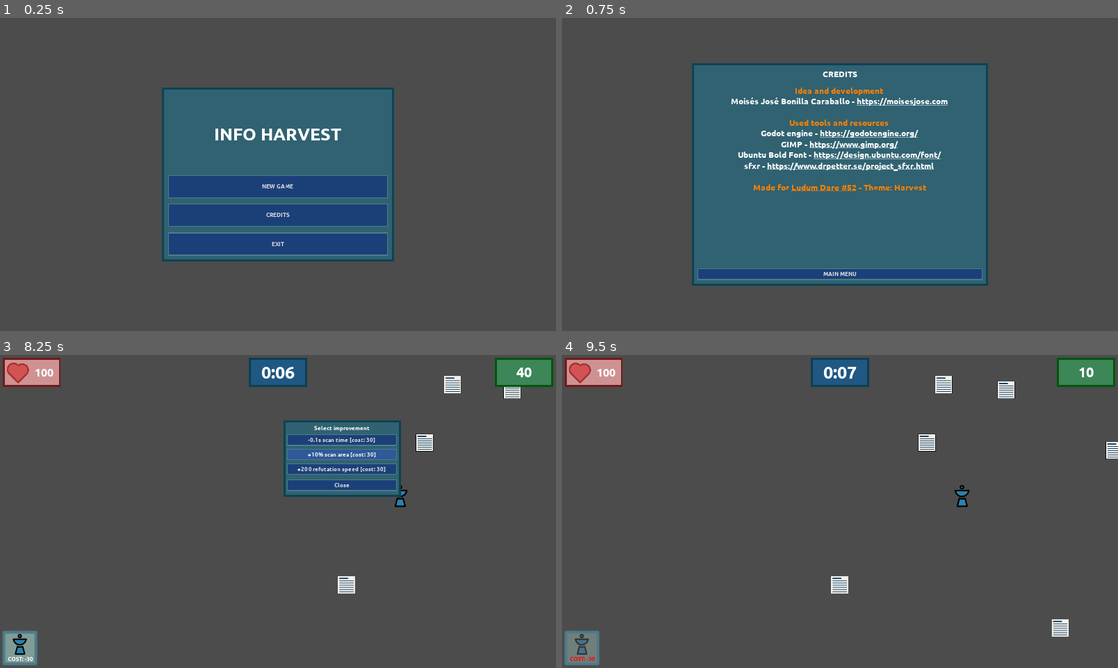
Above: before the commit, frames 1-4 (two rows, left to right).
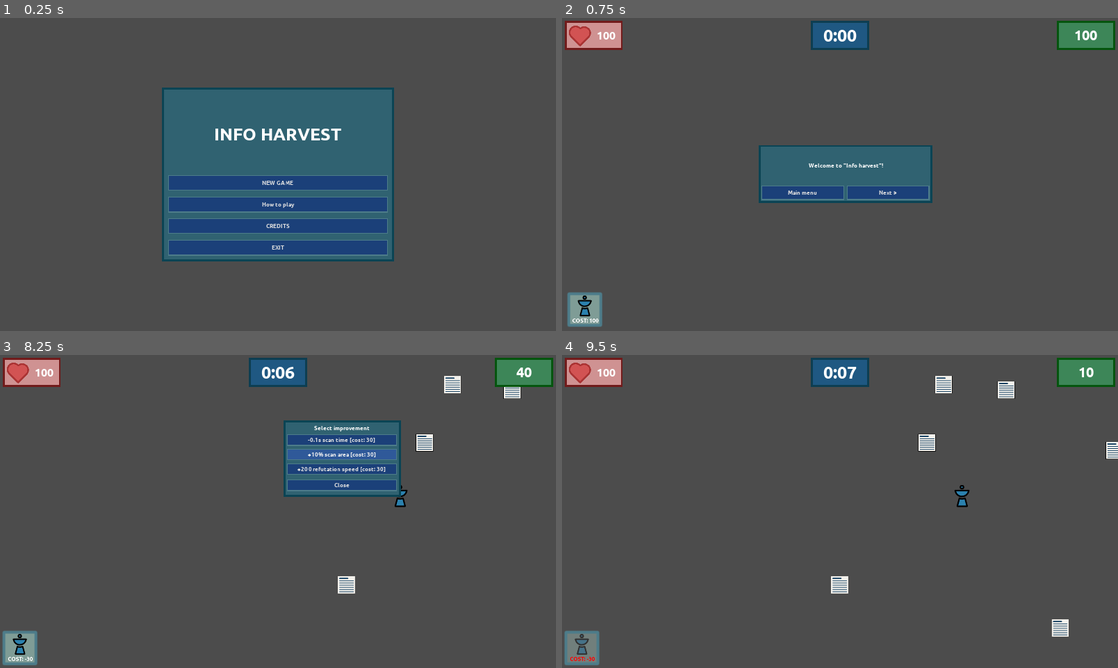
Above: after the commit, the same moments.

Repository: moisesjbc/info-harvest
Game: Godot game, scene res://menus/main_menu/main_menu.tscn
Same seed, same stepped clock (60 frames per second), same inputs: the game is played once before the commit and once after it.
Inputs (mouse positions are in pixels of both pictures, inside the frame that each line leads up to):
- Up to frame 1 (0.25 s): no input
- Up to frame 2 (0.75 s): click (840, 205) at 0.5 s, where only the run after the commit has a clickable "How to play"
- Up to frame 3 (8.25 s): click "MAIN MENU" (after the commit: "Main menu") at 1.25 s; click "NEW GAME" at 2 s; click "COST: -30" at 2.75 s; click "COST: -30" at 3.5 s; click "COST: -30" at 4.25 s; tap Enter at 5 s; move the mouse to (400, 495) at 5.02 s; click (400, 495) at 5.17 s; click "[Select]" at 5.75 s; click "RESTART GAME" at 6.5 s; drag from (400, 495) to (250, 574) at 7.27 s; click "[Select]" at 8 s
- Up to frame 4 (9.5 s): click "-0.1s scan time [cost: 30]" at 8.75 s

The runs differ from the first frame. In frame 1, 4.7% of the frame differs, in the area x 30-70%, y 52-74%; in frame 2, 38%, in the area x 0-100%, y 0-99%; in frame 3, less than 0.1%; in frame 4, nothing differs.
Error in both runs: Invalid call. Nonexistent function 'connect' in base 'Nil'. (res://gameplay/menus/improvement_panel.gd:39)

Commit message:
Add tutorial

Diff:
--- a/godot-project/gameplay/menus/improvement_panel.tscn
+++ b/godot-project/gameplay/menus/improvement_panel.tscn
@@ -39,7 +39,7 @@
 [node name="view" type="VBoxContainer" parent="panel/vbox_container"]
 margin_top = 33.0
 margin_right = 380.0
-margin_bottom = 180.0
+margin_bottom = 242.0
 size_flags_horizontal = 3
 size_flags_vertical = 3
 custom_constants/separation = 10
@@ -47,19 +47,19 @@
 [node name="improvement_0" parent="panel/vbox_container/view" instance=ExtResource( 3 )]
 margin_top = 0.0
 margin_right = 380.0
-margin_bottom = 40.0
+margin_bottom = 63.0
 text = "[Select]"
 
 [node name="improvement_1" parent="panel/vbox_container/view" instance=ExtResource( 3 )]
-margin_top = 50.0
+margin_top = 73.0
 margin_right = 380.0
-margin_bottom = 90.0
+margin_bottom = 136.0
 text = "[Select]"
 
 [node name="improvement_2" parent="panel/vbox_container/view" instance=ExtResource( 3 )]
-margin_top = 100.0
+margin_top = 146.0
 margin_right = 380.0
-margin_bottom = 140.0
+margin_bottom = 209.0
 text = "[Select]"
 
 [node name="select" type="VBoxContainer" parent="panel/vbox_container"]
@@ -87,9 +87,9 @@
 margin_bottom = 140.0
 
 [node name="close_button" parent="panel/vbox_container" instance=ExtResource( 3 )]
-margin_top = 190.0
+margin_top = 252.0
 margin_right = 380.0
-margin_bottom = 230.0
+margin_bottom = 315.0
 text = "Close"
 
 [node name="powerup" type="AudioStreamPlayer" parent="."]
--- /dev/null
+++ b/godot-project/menus/how_to_play/how_to_play_menu.gd
@@ -0,0 +1,27 @@
+extends Control
+
+
+var current_step_index = 0
+
+
+func _ready():
+	set_current_step(0)
+
+
+func set_current_step(step_index):
+	$steps.get_child(current_step_index).visible = false
+	current_step_index = step_index
+	$tutorial_panel.init($steps.get_child(current_step_index).get_node("position").global_position, $steps.get_child(current_step_index).tutorial_text, current_step_index, $steps.get_child_count())
+	$steps.get_child(current_step_index).visible = true
+
+
+func _on_tutorial_panel_main_menu_button_pressed():
+	get_tree().change_scene("res://menus/main_menu/main_menu.tscn")
+
+
+func _on_tutorial_panel_next_button_pressed():
+	set_current_step(current_step_index + 1)
+
+
+func _on_tutorial_panel_previous_button_pressed():
+	set_current_step(current_step_index - 1)
--- /dev/null
+++ b/godot-project/menus/how_to_play/how_to_play_menu.tscn
@@ -0,0 +1,259 @@
+[gd_scene load_steps=26 format=2]
+
+[ext_resource path="res://gameplay/gui/gui.gd" type="Script" id=1]
+[ext_resource path="res://fonts/Ubuntu-B.ttf" type="DynamicFontData" id=2]
+[ext_resource path="res://gameplay/gui/heart.png" type="Texture" id=3]
+[ext_resource path="res://gameplay/gui/creation_button_disabled.png" type="Texture" id=4]
+[ext_resource path="res://gameplay/gui/creation_button_enabled.png" type="Texture" id=5]
+[ext_resource path="res://menus/how_to_play/how_to_play_menu.gd" type="Script" id=6]
+[ext_resource path="res://menus/how_to_play/tutorial_panel.tscn" type="PackedScene" id=7]
+[ext_resource path="res://menus/how_to_play/steps/welcome.gd" type="Script" id=8]
+[ext_resource path="res://menus/how_to_play/steps/data_flow.gd" type="Script" id=9]
+[ext_resource path="res://gameplay/data/data.tscn" type="PackedScene" id=10]
+[ext_resource path="res://menus/how_to_play/steps/fake_news.gd" type="Script" id=11]
+[ext_resource path="res://menus/how_to_play/steps/fact_checkers.gd" type="Script" id=12]
+[ext_resource path="res://gameplay/data_filter/data_filter.tscn" type="PackedScene" id=13]
+[ext_resource path="res://menus/how_to_play/steps/scan.gd" type="Script" id=14]
+[ext_resource path="res://menus/how_to_play/steps/fake_news_life.gd" type="Script" id=15]
+[ext_resource path="res://menus/how_to_play/steps/valid_news_score.gd" type="Script" id=16]
+[ext_resource path="res://menus/how_to_play/steps/improvements.gd" type="Script" id=17]
+[ext_resource path="res://menus/how_to_play/steps/time.gd" type="Script" id=18]
+
+[sub_resource type="StyleBoxFlat" id=1]
+bg_color = Color( 0.811765, 0.572549, 0.572549, 1 )
+border_width_left = 7
+border_width_top = 7
+border_width_right = 7
+border_width_bottom = 7
+border_color = Color( 0.443137, 0.105882, 0.105882, 1 )
+
+[sub_resource type="DynamicFont" id=2]
+size = 40
+font_data = ExtResource( 2 )
+
+[sub_resource type="StyleBoxFlat" id=3]
+bg_color = Color( 0.121569, 0.345098, 0.509804, 1 )
+border_width_left = 7
+border_width_top = 7
+border_width_right = 7
+border_width_bottom = 7
+border_color = Color( 0.0509804, 0.243137, 0.321569, 1 )
+
+[sub_resource type="DynamicFont" id=4]
+size = 60
+font_data = ExtResource( 2 )
+
+[sub_resource type="StyleBoxFlat" id=5]
+bg_color = Color( 0.239216, 0.52549, 0.345098, 1 )
+border_width_left = 7
+border_width_top = 7
+border_width_right = 7
+border_width_bottom = 7
+border_color = Color( 0.0196078, 0.333333, 0.054902, 1 )
+
+[sub_resource type="DynamicFont" id=6]
+size = 50
+font_data = ExtResource( 2 )
+
+[sub_resource type="DynamicFont" id=7]
+size = 40
+font_data = ExtResource( 2 )
+
+[node name="how_to_play_menu" type="Control"]
+anchor_right = 1.0
+anchor_bottom = 1.0
+script = ExtResource( 6 )
+
+[node name="gui" type="Control" parent="."]
+pause_mode = 2
+anchor_right = 1.0
+anchor_bottom = 1.0
+margin_bottom = -1080.0
+mouse_filter = 1
+script = ExtResource( 1 )
+
+[node name="margin_container" type="MarginContainer" parent="gui"]
+anchor_right = 1.0
+margin_bottom = 120.0
+custom_constants/margin_right = 10
+custom_constants/margin_top = 10
+custom_constants/margin_left = 10
+custom_constants/margin_bottom = 10
+
+[node name="top_bar" type="HBoxContainer" parent="gui/margin_container"]
+margin_left = 10.0
+margin_top = 10.0
+margin_right = 1910.0
+margin_bottom = 110.0
+
+[node name="life_panel" type="Panel" parent="gui/margin_container/top_bar"]
+margin_right = 200.0
+margin_bottom = 100.0
+rect_min_size = Vector2( 200, 50 )
+custom_styles/panel = SubResource( 1 )
+
+[node name="life_label" type="Label" parent="gui/margin_container/top_bar/life_panel"]
+anchor_right = 1.0
+anchor_bottom = 1.0
+margin_left = 90.0
+margin_top = 4.0
+margin_right = -4.0
+margin_bottom = -3.0
+custom_fonts/font = SubResource( 2 )
+text = "100"
+align = 1
+valign = 1
+
+[node name="Sprite" type="Sprite" parent="gui/margin_container/top_bar/life_panel"]
+position = Vector2( 52, 45 )
+rotation = -0.785398
+scale = Vector2( 0.4, 0.4 )
+texture = ExtResource( 3 )
+
+[node name="timer_container" type="CenterContainer" parent="gui/margin_container/top_bar"]
+margin_left = 204.0
+margin_right = 1696.0
+margin_bottom = 100.0
+size_flags_horizontal = 3
+size_flags_vertical = 3
+
+[node name="timer_panel" type="Panel" parent="gui/margin_container/top_bar/timer_container"]
+margin_left = 646.0
+margin_right = 846.0
+margin_bottom = 100.0
+rect_min_size = Vector2( 200, 100 )
+custom_styles/panel = SubResource( 3 )
+
+[node name="timer_label" type="Label" parent="gui/margin_container/top_bar/timer_container/timer_panel"]
+anchor_right = 1.0
+anchor_bottom = 1.0
+custom_fonts/font = SubResource( 4 )
+text = "0:00"
+align = 1
+valign = 1
+
+[node name="score_panel" type="Panel" parent="gui/margin_container/top_bar"]
+margin_left = 1700.0
+margin_right = 1900.0
+margin_bottom = 100.0
+rect_min_size = Vector2( 200, 100 )
+custom_styles/panel = SubResource( 5 )
+
+[node name="score_label" type="Label" parent="gui/margin_container/top_bar/score_panel"]
+anchor_right = 1.0
+anchor_bottom = 1.0
+custom_fonts/font = SubResource( 6 )
+text = "100"
+align = 1
+valign = 1
+
+[node name="creation_button" type="TextureButton" parent="."]
+margin_left = 16.0
+margin_top = 944.0
+margin_right = 266.0
+margin_bottom = 1194.0
+rect_scale = Vector2( 0.5, 0.5 )
+texture_normal = ExtResource( 5 )
+texture_disabled = ExtResource( 4 )
+
+[node name="label" type="Label" parent="creation_button"]
+margin_left = 33.0
+margin_top = 177.0
+margin_right = 226.0
+margin_bottom = 223.0
+custom_fonts/font = SubResource( 7 )
+text = "COST: 100"
+align = 1
+valign = 1
+
+[node name="steps" type="Node" parent="."]
+
+[node name="welcome" type="Node2D" parent="steps"]
+visible = false
+script = ExtResource( 8 )
+
+[node name="position" type="Position2D" parent="steps/welcome"]
+position = Vector2( 679, 438 )
+
+[node name="data_flow" type="Node2D" parent="steps"]
+visible = false
+script = ExtResource( 9 )
+
+[node name="data" parent="steps/data_flow" instance=ExtResource( 10 )]
+position = Vector2( 1202, 349 )
+
+[node name="data2" parent="steps/data_flow" instance=ExtResource( 10 )]
+position = Vector2( 1852, 507 )
+
+[node name="data3" parent="steps/data_flow" instance=ExtResource( 10 )]
+position = Vector2( 541, 775 )
+
+[node name="position" type="Position2D" parent="steps/data_flow"]
+position = Vector2( 679, 438 )
+
+[node name="fake_news" type="Node2D" parent="steps"]
+visible = false
+script = ExtResource( 11 )
+
+[node name="position" type="Position2D" parent="steps/fake_news"]
+position = Vector2( 679, 438 )
+
+[node name="fact_checkers" type="Node2D" parent="steps"]
+visible = false
+script = ExtResource( 12 )
+
+[node name="position" type="Position2D" parent="steps/fact_checkers"]
+position = Vector2( 200, 854 )
+
+[node name="scan" type="Node2D" parent="steps"]
+visible = false
+script = ExtResource( 14 )
+
+[node name="data_filter" parent="steps/scan" instance=ExtResource( 13 )]
+position = Vector2( 945, 537 )
+
+[node name="position" type="Position2D" parent="steps/scan"]
+position = Vector2( 773, 754 )
+
+[node name="fake_news" parent="steps/scan" instance=ExtResource( 10 )]
+position = Vector2( 881, 719 )
+
+[node name="valid_news" parent="steps/scan" instance=ExtResource( 10 )]
+position = Vector2( 1057, 350 )
+
+[node name="fake_news_life" type="Node2D" parent="steps"]
+visible = false
+script = ExtResource( 15 )
+
+[node name="position" type="Position2D" parent="steps/fake_news_life"]
+position = Vector2( 24, 138 )
+
+[node name="valid_news_score" type="Node2D" parent="steps"]
+visible = false
+script = ExtResource( 16 )
+
+[node name="position" type="Position2D" parent="steps/valid_news_score"]
+position = Vector2( 1291, 135 )
+
+[node name="improvements" type="Node2D" parent="steps"]
+visible = false
+script = ExtResource( 17 )
+
+[node name="data_filter" parent="steps/improvements" instance=ExtResource( 13 )]
+position = Vector2( 588, 542 )
+
+[node name="position" type="Position2D" parent="steps/improvements"]
+position = Vector2( 764, 446 )
+
+[node name="time" type="Node2D" parent="steps"]
+visible = false
+script = ExtResource( 18 )
+
+[node name="position" type="Position2D" parent="steps/time"]
+position = Vector2( 685, 124 )
+
+[node name="tutorial_panel" parent="." instance=ExtResource( 7 )]
+
+[connection signal="main_menu_button_pressed" from="tutorial_panel" to="." method="_on_tutorial_panel_main_menu_button_pressed"]
+[connection signal="next_button_pressed" from="tutorial_panel" to="." method="_on_tutorial_panel_next_button_pressed"]
+[connection signal="previous_button_pressed" from="tutorial_panel" to="." method="_on_tutorial_panel_previous_button_pressed"]
--- /dev/null
+++ b/godot-project/menus/how_to_play/steps/data_flow.gd
@@ -0,0 +1,10 @@
+extends Node2D
+
+
+var tutorial_text = "Information will flow to the left,\nwhere society will HARVEST it"
+
+
+func _ready():
+	$data.speed = 0
+	$data2.speed = 0
+	$data3.speed = 0
--- /dev/null
+++ b/godot-project/menus/how_to_play/steps/fact_checkers.gd
@@ -0,0 +1,4 @@
+extends Node2D
+
+
+var tutorial_text = "For deploying fact checkers\nDRAG AND DROP this button anywhere"
--- /dev/null
+++ b/godot-project/menus/how_to_play/steps/fake_news.gd
@@ -0,0 +1,4 @@
+extends Node2D
+
+
+var tutorial_text = "However, not all info is trustworthy.\nSome are fake news!"
--- /dev/null
+++ b/godot-project/menus/how_to_play/steps/fake_news_life.gd
@@ -0,0 +1,4 @@
+extends Node2D
+
+
+var tutorial_text = "Undestroyed fake news will lower your life.\nIf it reaches 0 it is game over!"
--- /dev/null
+++ b/godot-project/menus/how_to_play/steps/improvements.gd
@@ -0,0 +1,4 @@
+extends Node2D
+
+
+var tutorial_text = "Points can also be spent in improvements.\nClick on any fact checker for deploying improvements menu."
--- /dev/null
+++ b/godot-project/menus/how_to_play/steps/scan.gd
@@ -0,0 +1,12 @@
+extends Node2D
+
+
+var tutorial_text = "Fact checkers will check info in its area.\nAfter a while, they will be flagged\n as VALID or FAKE NEWS.\nFAKE NEWS will be destroyed (aka. refuted)"
+
+
+func _ready():
+	$fake_news.speed = 0
+	$fake_news/verified_fake.visible = true
+
+	$valid_news.speed = 0
+	$valid_news/verified_valid.visible = true
--- /dev/null
+++ b/godot-project/menus/how_to_play/steps/time.gd
@@ -0,0 +1,4 @@
+extends Node2D
+
+
+var tutorial_text = "Hold on as long as you can\nGood luck!"
--- /dev/null
+++ b/godot-project/menus/how_to_play/steps/valid_news_score.gd
@@ -0,0 +1,4 @@
+extends Node2D
+
+
+var tutorial_text = "Valid news will add points to your score\nwhich can be used to deploy new fact checkers"
--- /dev/null
+++ b/godot-project/menus/how_to_play/steps/welcome.gd
@@ -0,0 +1,4 @@
+extends Node
+
+
+var tutorial_text = "Welcome to \"Info harvest\"!"
--- /dev/null
+++ b/godot-project/menus/how_to_play/tutorial_panel.gd
@@ -0,0 +1,26 @@
+extends Node
+
+
+signal previous_button_pressed
+signal next_button_pressed
+signal main_menu_button_pressed
+
+
+
+func _on_previous_button_pressed():
+	emit_signal("previous_button_pressed")
+
+
+func _on_main_menu_button_pressed():
+	emit_signal("main_menu_button_pressed")
+
+
+func _on_next_button_pressed():
+	emit_signal("next_button_pressed")
+
+
+func init(panel_global_position, text, current_step_index, n_steps):
+	$panel.set_global_position(panel_global_position)
+	$panel/margin_container2/VBoxContainer/tutorial_text.text = text
+	$panel/margin_container2/VBoxContainer/HBoxContainer/previous_button.visible = (current_step_index > 0)
+	$panel/margin_container2/VBoxContainer/HBoxContainer/next_button.visible = (current_step_index < (n_steps - 1))
--- /dev/null
+++ b/godot-project/menus/how_to_play/tutorial_panel.tscn
@@ -0,0 +1,77 @@
+[gd_scene load_steps=6 format=2]
+
+[ext_resource path="res://gui/panel/panel.tscn" type="PackedScene" id=1]
+[ext_resource path="res://fonts/Ubuntu-B.ttf" type="DynamicFontData" id=2]
+[ext_resource path="res://gui/button/button.tscn" type="PackedScene" id=3]
+[ext_resource path="res://menus/how_to_play/tutorial_panel.gd" type="Script" id=4]
+
+[sub_resource type="DynamicFont" id=1]
+size = 20
+font_data = ExtResource( 2 )
+
+[node name="tutorial_panel" type="Node"]
+script = ExtResource( 4 )
+
+[node name="panel" parent="." instance=ExtResource( 1 )]
+rect_min_size = Vector2( 600, 200 )
+
+[node name="margin_container2" type="MarginContainer" parent="panel"]
+anchor_right = 1.0
+anchor_bottom = 1.0
+custom_constants/margin_right = 10
+custom_constants/margin_top = 10
+custom_constants/margin_left = 10
+custom_constants/margin_bottom = 10
+
+[node name="VBoxContainer" type="VBoxContainer" parent="panel/margin_container2"]
+margin_left = 10.0
+margin_top = 10.0
+margin_right = 590.0
+margin_bottom = 190.0
+custom_constants/separation = 10
+
+[node name="tutorial_text" type="Label" parent="panel/margin_container2/VBoxContainer"]
+margin_right = 580.0
+margin_bottom = 120.0
+size_flags_horizontal = 3
+size_flags_vertical = 3
+custom_fonts/font = SubResource( 1 )
+text = "Welcome!"
+align = 1
+valign = 1
+
+[node name="HBoxContainer" type="HBoxContainer" parent="panel/margin_container2/VBoxContainer"]
+margin_top = 130.0
+margin_right = 580.0
+margin_bottom = 180.0
+custom_constants/separation = 10
+
+[node name="previous_button" parent="panel/margin_container2/VBoxContainer/HBoxContainer" instance=ExtResource( 3 )]
+margin_top = 0.0
+margin_right = 186.0
+margin_bottom = 50.0
+size_flags_horizontal = 3
+size_flags_vertical = 3
+text = "< Previous"
+
+[node name="main_menu_button" parent="panel/margin_container2/VBoxContainer/HBoxContainer" instance=ExtResource( 3 )]
+margin_left = 196.0
+margin_top = 0.0
+margin_right = 383.0
+margin_bottom = 50.0
+rect_min_size = Vector2( 100, 50 )
+size_flags_horizontal = 3
+size_flags_vertical = 3
+text = "Main menu"
+
+[node name="next_button" parent="panel/margin_container2/VBoxContainer/HBoxContainer" instance=ExtResource( 3 )]
+margin_left = 393.0
+margin_top = 0.0
+margin_right = 580.0
+margin_bottom = 50.0
+size_flags_horizontal = 3
+text = "Next >"
+
+[connection signal="pressed" from="panel/margin_container2/VBoxContainer/HBoxContainer/previous_button" to="." method="_on_previous_button_pressed"]
+[connection signal="pressed" from="panel/margin_container2/VBoxContainer/HBoxContainer/main_menu_button" to="." method="_on_main_menu_button_pressed"]
+[connection signal="pressed" from="panel/margin_container2/VBoxContainer/HBoxContainer/next_button" to="." method="_on_next_button_pressed"]
--- a/godot-project/menus/main_menu/main_menu.gd
+++ b/godot-project/menus/main_menu/main_menu.gd
@@ -16,3 +16,7 @@
 
 func _on_exit_button_pressed():
 	get_tree().quit()
+
+
+func _on_how_to_play_button_pressed():
+	get_tree().change_scene("res://menus/how_to_play/how_to_play_menu.tscn")
--- a/godot-project/menus/main_menu/main_menu.tscn
+++ b/godot-project/menus/main_menu/main_menu.tscn
@@ -61,21 +61,29 @@
 [node name="play_button" parent="center_container/panel/margin_container2/vbox_container/buttons_container" instance=ExtResource( 3 )]
 margin_top = 0.0
 margin_right = 760.0
-margin_bottom = 79.0
+margin_bottom = 54.0
 size_flags_horizontal = 3
 size_flags_vertical = 3
 text = "NEW GAME"
 
+[node name="how_to_play_button" parent="center_container/panel/margin_container2/vbox_container/buttons_container" instance=ExtResource( 3 )]
+margin_top = 74.0
+margin_right = 760.0
+margin_bottom = 129.0
+size_flags_horizontal = 3
+size_flags_vertical = 3
+text = "How to play"
+
 [node name="credits_menu_button" parent="center_container/panel/margin_container2/vbox_container/buttons_container" instance=ExtResource( 3 )]
-margin_top = 99.0
+margin_top = 149.0
 margin_right = 760.0
-margin_bottom = 178.0
+margin_bottom = 203.0
 size_flags_horizontal = 3
 size_flags_vertical = 3
 text = "CREDITS"
 
 [node name="exit_button" parent="center_container/panel/margin_container2/vbox_container/buttons_container" instance=ExtResource( 3 )]
-margin_top = 198.0
+margin_top = 223.0
 margin_right = 760.0
 margin_bottom = 278.0
 size_flags_horizontal = 3
@@ -83,5 +91,6 @@
 text = "EXIT"
 
 [connection signal="pressed" from="center_container/panel/margin_container2/vbox_container/buttons_container/play_button" to="." method="_on_play_button_pressed"]
+[connection signal="pressed" from="center_container/panel/margin_container2/vbox_container/buttons_container/how_to_play_button" to="." method="_on_how_to_play_button_pressed"]
 [connection signal="pressed" from="center_container/panel/margin_container2/vbox_container/buttons_container/credits_menu_button" to="." method="_on_credits_menu_button_pressed"]
 [connection signal="pressed" from="center_container/panel/margin_container2/vbox_container/buttons_container/exit_button" to="." method="_on_exit_button_pressed"]
